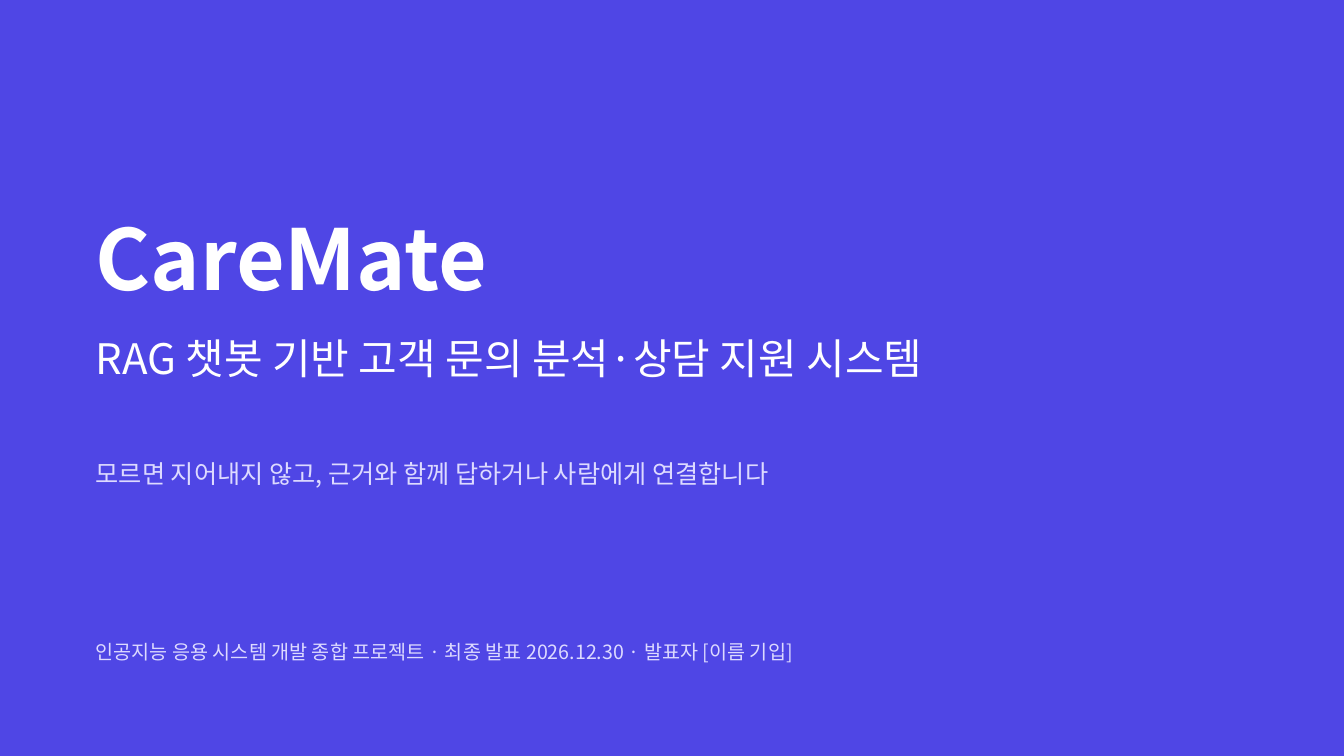
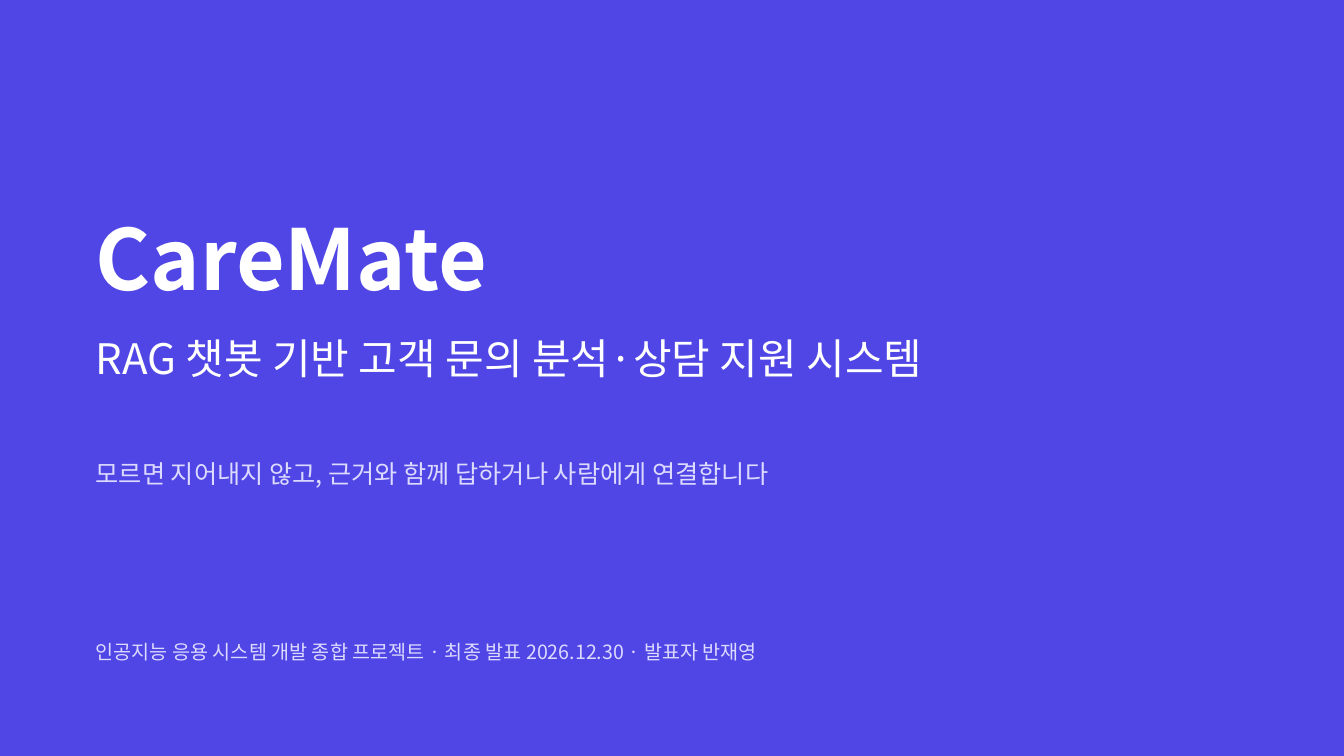
Before and after one commit to mycom0216/caremate, a slide deck: slide 1 of projects/CareMate/docs/CareMate_최종발표.pptx. Drawn at 1344x756 pixels with LibreOffice and Linux fonts; fonts in the diff are those of the drawing. Boxes give left, top, right and bottom in pixels: in the first picture for what was removed or moved away, otherwise in the second. Text is boxed around its words. In the diff, an @@ line names an element or a change of style, - is before the commit and + after.

```diff
--- a/projects/CareMate/docs/CareMate_최종발표.pptx
+++ b/projects/CareMate/docs/CareMate_최종발표.pptx
@@ text at box(96, 642, 757, 661): text changed @@
-인공지능 응용 시스템 개발 종합 프로젝트 · 최종 발표 2026.12.30 · 발표자 [이름 기입]
+인공지능 응용 시스템 개발 종합 프로젝트 · 최종 발표 2026.12.30 · 발표자 반재영
```
Also in this commit, not shown: 8 other files.
